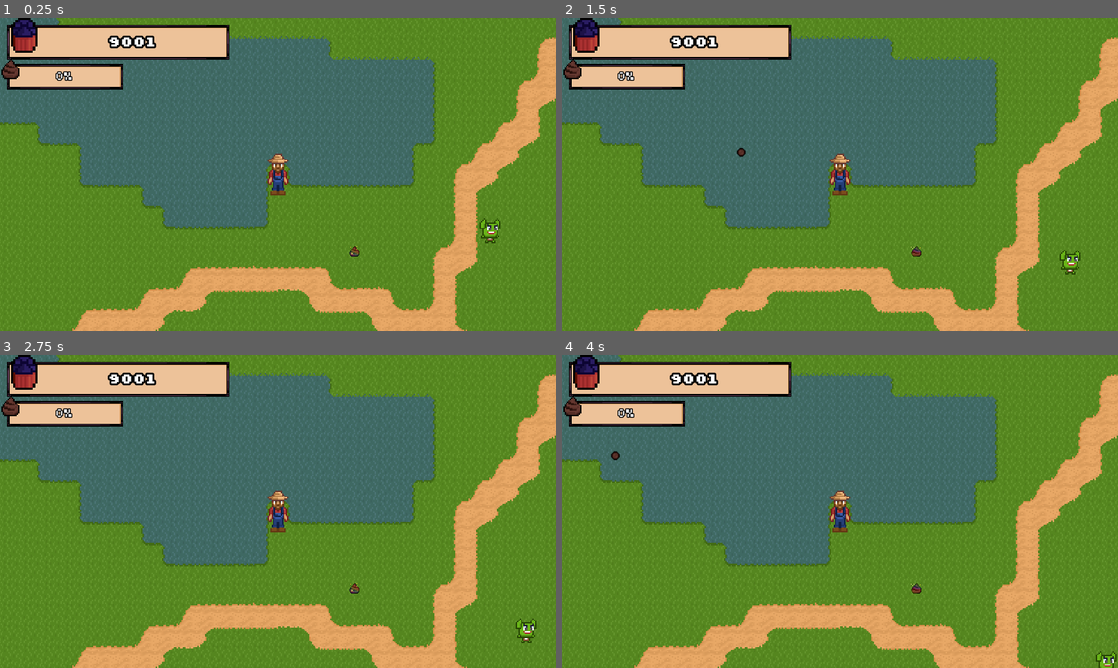
Above: before the commit, frames 1-4 (two rows, left to right).
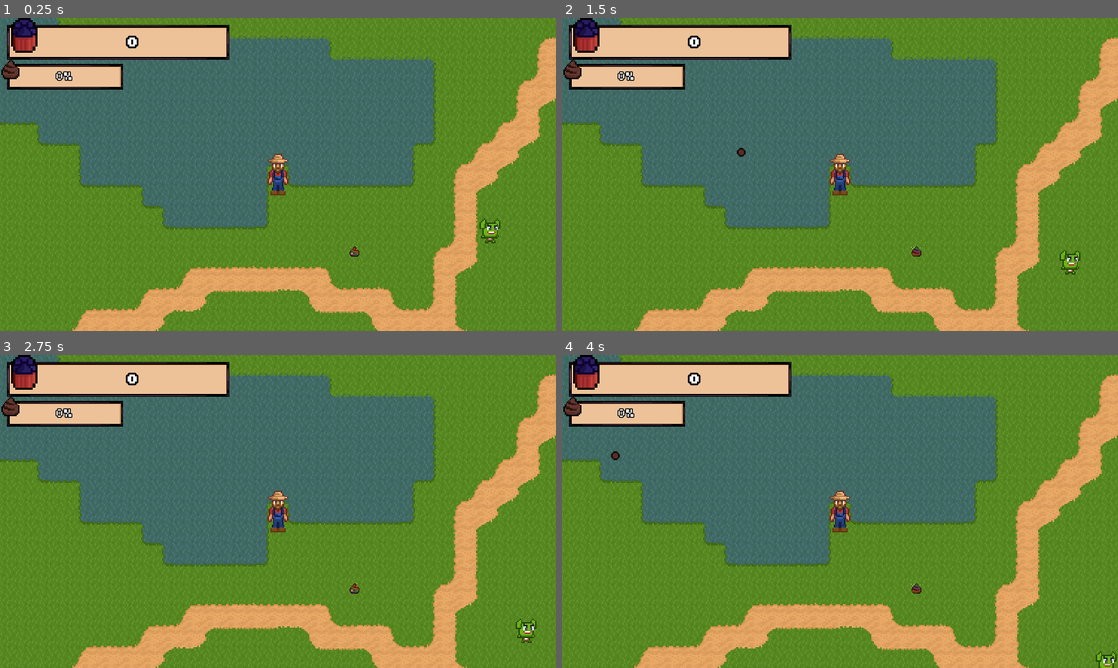
Above: after the commit, the same moments.

Repository: astro-panda/poo-farmer
Game: Godot game, scene res://Scenes/Main.tscn
The game is run twice, just before and just after one commit, with the same random seed, the same clock (stepped at 60 frames per second) and the same inputs.
Inputs (mouse positions are in pixels of both pictures, inside the frame that each line leads up to):
- Up to frame 1 (0.25 s): no input
- Up to frame 2 (1.5 s): click (840, 177) at 0.5 s; click (840, 177) at 1.25 s
- Up to frame 3 (2.75 s): click (278, 514) at 2 s
- Up to frame 4 (4 s): click (840, 514) at 2.75 s; click (840, 514) at 3.5 s

The runs differ from the first frame. In frame 1, 0.3% of the frame differs, in the area x 19-29%, y 5-10%; in frame 2, 0.3%; in frame 3, 0.3%; in frame 4, 0.3%.

Commit message:
wiring up global poo meter

Diff:
--- a/poofarmer/Scenes/Main.tscn
+++ b/poofarmer/Scenes/Main.tscn
@@ -210,6 +210,7 @@
 [node name="PooPelletsManager" type="Node2D" parent="."]
 script = ExtResource( 18 )
 
+[connection signal="update_global_poo_label" from="Player" to="HUD" method="_on_Player_update_global_poo_label"]
 [connection signal="game_play_state_changed" from="Player/ModalWindow" to="MusicAutomaton" method="_on_ModalWindow_game_play_state_changed"]
 [connection signal="store_opened" from="GnomePath/PathFollow2D/Gnome" to="Player/ModalWindow" method="_on_Gnome_store_opened"]
 [connection signal="store_opened" from="GnomePath/PathFollow2D/Gnome" to="MusicAutomaton" method="_on_Gnome_store_opened"]
--- a/poofarmer/Scenes/UI/Hud.tscn
+++ b/poofarmer/Scenes/UI/Hud.tscn
@@ -114,7 +114,7 @@
 margin_bottom = 20.0
 theme = ExtResource( 1 )
 custom_fonts/font = SubResource( 1 )
-text = "9001"
+text = "0"
 align = 1
 valign = 1
 
--- a/poofarmer/Scripts/UI/Hud.gd
+++ b/poofarmer/Scripts/UI/Hud.gd
@@ -2,6 +2,7 @@
 
 onready var arsenal_wheel = get_node("CanvasLayer/Arsenal Wheel")
 onready var arsenal_wheel_anim = get_node("CanvasLayer/Arsenal Wheel/AnimationPlayer")
+onready var sild_crud_points = $CanvasLayer/SiloCountContainer/SiloCrudPoints
 var arsenal_pressed: bool = false
 
 func _ready():
@@ -19,3 +20,7 @@
 			arsenal_wheel_anim.playback_speed = 1
 			arsenal_wheel_anim.play("arsenal_close")
 			Engine.time_scale = 1
+
+
+func _on_Player_update_global_poo_label(dump_amount):
+	sild_crud_points.text = str(dump_amount)
